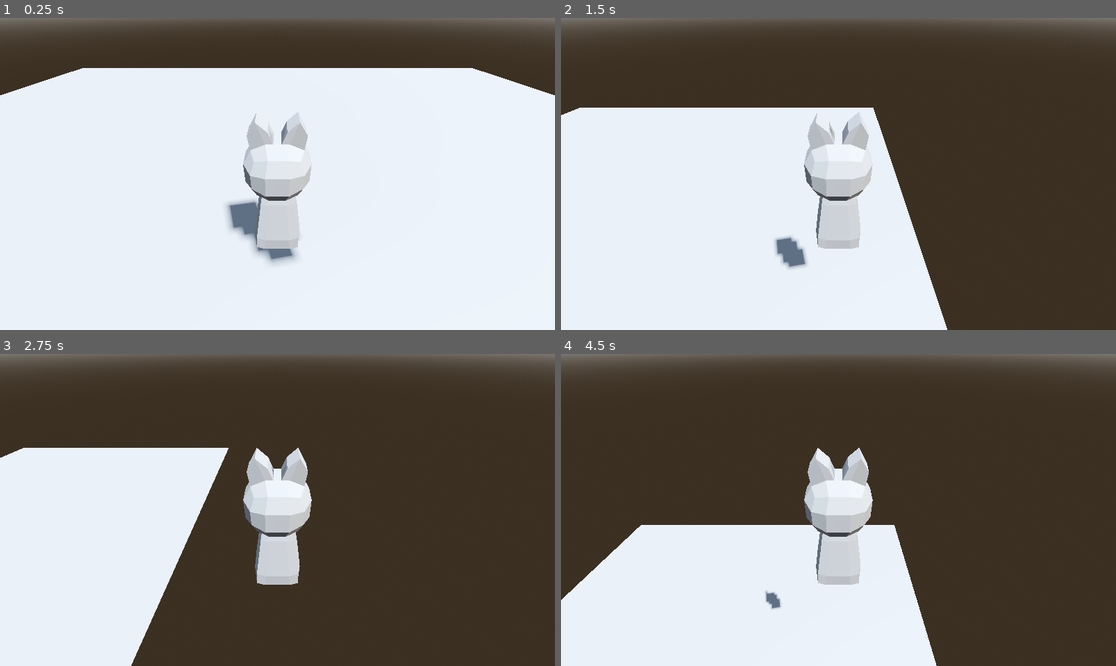
Above: before the commit, frames 1-4 (two rows, left to right).
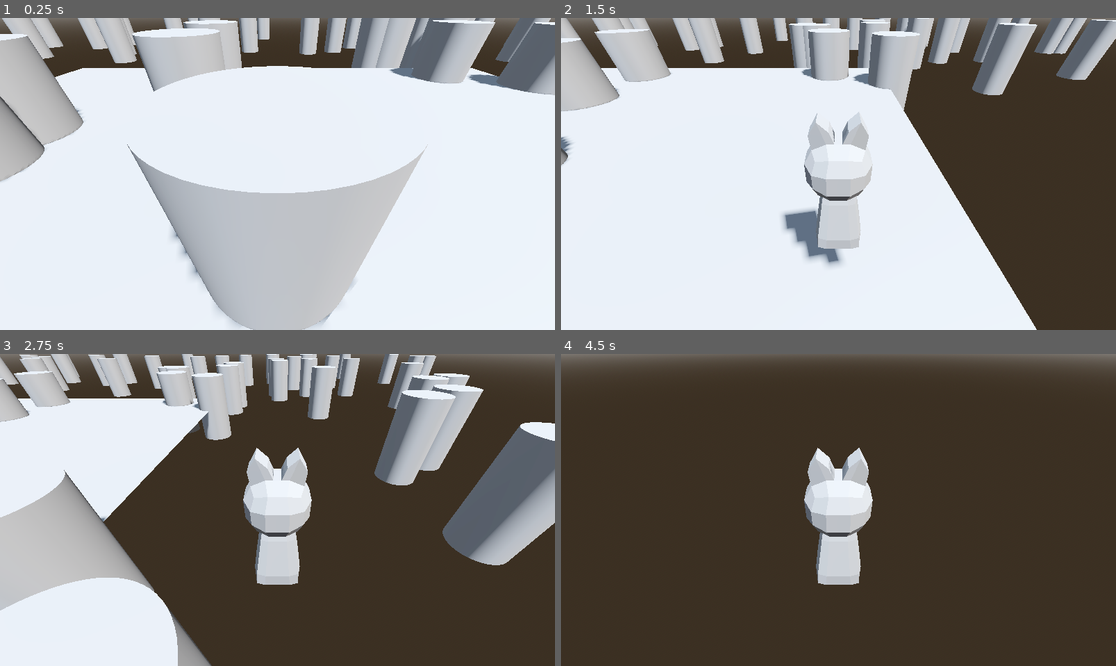
Above: after the commit, the same moments.

Repository: AkBalakr/SimpleWorld
Game: Godot game, scene res://MainLevel.tscn
Same seed, same stepped clock (60 frames per second), same inputs: the game is played once before the commit and once after it.
Inputs (mouse positions are in pixels of both pictures, inside the frame that each line leads up to):
- Up to frame 1 (0.25 s): no input
- Up to frame 2 (1.5 s): move the mouse to (960, 158) at 0.52 s; hold D (moveright) 0.53-1.28 s; tap Space (jump) at 0.6, 0.77, 1.07 s; click (960, 158) at 0.67 s; move the mouse to (727, 189) at 1.27 s; hold S (movedown) from 1.28 s (still down); right-click (727, 189) at 1.35 s
- Up to frame 3 (2.75 s): tap Space (jump) at 1.52, 1.55, 1.82, 2.1 s; move the mouse to (333, 441) at 2.02 s; release S (movedown) at 2.03 s; hold D (moveright) from 2.03 s (still down)
- Up to frame 4 (4.5 s): move the mouse to (810, 572) at 2.77 s; release D (moveright) at 2.78 s; hold W (moveup) 2.78-3.53 s; right-click (810, 572) at 2.85 s; click (810, 572) at 2.92 s; tap Space (jump) at 3.02, 3.05, 3.32, 3.6, 3.77, 4.07 s; move the mouse to (1005, 556) at 3.52 s; hold A (moveleft) from 3.53 s (still down); move the mouse to (672, 463) at 4.27 s; right-click (672, 463) at 4.35 s

The runs differ from the first frame. In frame 1, 32% of the frame differs, in the area x 0-100%, y 0-100%; in frame 2, 29%; in frame 3, 37%; in frame 4, 26%.

Commit message:
Randomly Placing Trees

Diff:
--- a/simpleworld/MainLevel.tscn
+++ b/simpleworld/MainLevel.tscn
@@ -1,6 +1,8 @@
-[gd_scene load_steps=7 format=3 uid="uid://bdyvyvw8m2yrj"]
+[gd_scene load_steps=9 format=3 uid="uid://bdyvyvw8m2yrj"]
 
 [ext_resource type="PackedScene" uid="uid://ltrqpvqokwfn" path="res://player.tscn" id="1_jq6gy"]
+[ext_resource type="Script" uid="uid://ba8x0iriklbd7" path="res://obstacle.gd" id="2_o3cl4"]
+[ext_resource type="PackedScene" uid="uid://bcqyf7uev68o0" path="res://tree.tscn" id="3_fi62q"]
 
 [sub_resource type="ProceduralSkyMaterial" id="ProceduralSkyMaterial_rj4so"]
 sky_horizon_color = Color(0.662243, 0.671743, 0.686743, 1)
@@ -25,6 +27,7 @@
 
 [node name="WorldEnvironment" type="WorldEnvironment" parent="."]
 environment = SubResource("Environment_o3cl4")
+script = ExtResource("2_o3cl4")
 
 [node name="DirectionalLight3D" type="DirectionalLight3D" parent="."]
 transform = Transform3D(-0.926729, 0.160521, 0.339714, 0.241641, -0.437732, 0.866025, 0.287719, 0.88466, 0.366871, 4.44887, 11, 5)
@@ -41,3 +44,5 @@
 
 [node name="Player" parent="." instance=ExtResource("1_jq6gy")]
 transform = Transform3D(1, 0, 0, 0, 1, 0, 0, 0, 1, 0, 0.954094, 0)
+
+[node name="Tree" parent="." instance=ExtResource("3_fi62q")]
--- /dev/null
+++ b/simpleworld/main.tscn
@@ -0,0 +1,8 @@
+[gd_scene load_steps=2 format=3 uid="uid://bmo4brannh5ou"]
+
+[sub_resource type="BoxMesh" id="BoxMesh_7dm0k"]
+
+[node name="Main" type="Node3D"]
+
+[node name="MeshInstance3D" type="MeshInstance3D" parent="."]
+mesh = SubResource("BoxMesh_7dm0k")
--- /dev/null
+++ b/simpleworld/obstacle.gd
@@ -0,0 +1,12 @@
+extends WorldEnvironment
+
+var TreeScene = preload("res://tree.tscn")
+
+func _ready():
+	var num_trees = 100
+	for i in range(num_trees):
+		var tree = TreeScene.instantiate()
+		var location_planted = Vector3(randf_range(-20,20),0, randf_range(-20,20))
+		tree.position = location_planted
+		add_child(tree)
+		print("adding tree", location_planted)
--- a/simpleworld/player.gd
+++ b/simpleworld/player.gd
@@ -15,6 +15,8 @@
 @onready var twist_pivot = $TwistPivot
 @onready var pitch_pivot = $TwistPivot/PitchPivot
 @onready var player_camera = $TwistPivot/PitchPivot/SpringArm3D
+@onready var player_mesh = $MeshInstance3D
+
 
 #function runs every frame; delta representing the amount of frames skipped due to hardware
 #USE THE DELTA TO CALCULATE MOVEMENT in order to keep a consistent feel despite frame skips
@@ -26,6 +28,7 @@
 	camera_rotate()
 	get_move_input(delta)
 	move_and_slide()
+	#print("get_platform_angular_velocity", get_platform_angular_velocity())
 
 #Constantly runs within _process and is the main driver for the camera functionality
 func camera_rotate():
@@ -43,18 +46,34 @@
 	#prevents drifting
 	twist_input = 0
 	pitch_input = 0
+var max_jumps = 2; var jumps = 0;
+func get_move_input(delta):
 
-func get_move_input(delta):
-	if Input.is_action_just_pressed("jump"):
+	if Input.is_action_just_pressed("jump") and jumps < max_jumps:
 		velocity.y = JUMP_VELOCITY*delta
+		jumps += 1
+	elif jumps >= max_jumps and is_on_floor():
+		print("brother I am grounded")
+		jumps = 0
+
 	#inorder to allow movement based on camera orientation; we save the y velocicity in order to freely do the x and z calculations
 	var vy = velocity.y
 	velocity.y = 0
 	#creates a Vector2 element that stores the 2d axis of movement from the user's input
 	var input = Input.get_vector("moveleft", "moveright", "moveup", "movedown")
+	#if input.x + input.y > 0:
+		#print("input", input)
 	#converts the cardinal directions of the user's input and rotats it around the y axis based on the camera angle in radians
 	var dir = Vector3(input.x, 0, input.y).rotated(Vector3.UP, twist_pivot.rotation.y)
-	#applies the camera based direction found
+	#print("velocty", velocity)
+
+	#take velocity.x and velocity.z and calculate angle to determine orientation of the character
+	#later find a way to make it a more smooth rotation
+	#var face_direction = velocity.normalized()
+	#face_direction[1] = 0
+	#print("face_direction", face_direction)
+	#look_at(face_direction, Vector3.UP) # not smooth at all (hard to see if its actually working with pure white)
+
 	velocity = dir*(SPEED+(delta*SPEED))
 	velocity.y = vy
 
--- /dev/null
+++ b/simpleworld/tree.tscn
@@ -0,0 +1,6 @@
+[gd_scene load_steps=2 format=3 uid="uid://bcqyf7uev68o0"]
+
+[sub_resource type="CylinderMesh" id="CylinderMesh_o3cl4"]
+
+[node name="Tree" type="MeshInstance3D"]
+mesh = SubResource("CylinderMesh_o3cl4")
Not shown, added: simpleworld/obstacle.gd.uid
Not shown: 1 places in simpleworld/player.tscn that only renumber resources
